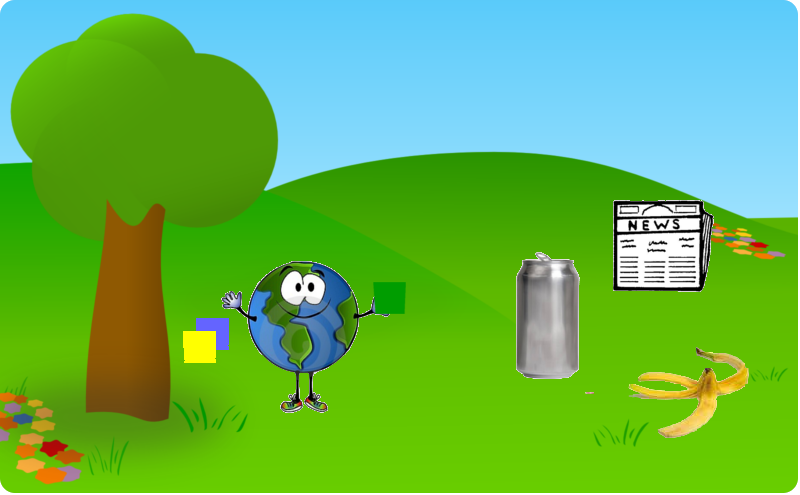
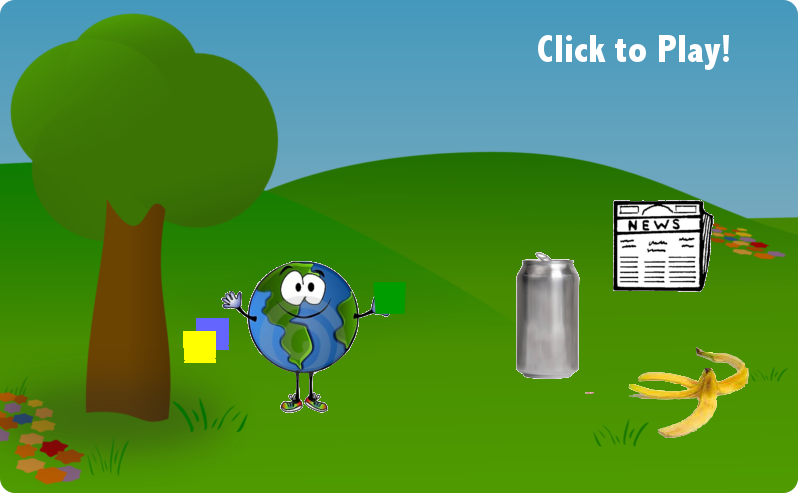
Comparing the layer stacks of the two 800 x 495 images. Changes:
added layer "Click to Play!" above "carlitos_Cartoon_Landscape.png" over [538, 35, 729, 70]
painted on "carlitos_Cartoon_Landscape.png" over [0, 0, 798, 493]
